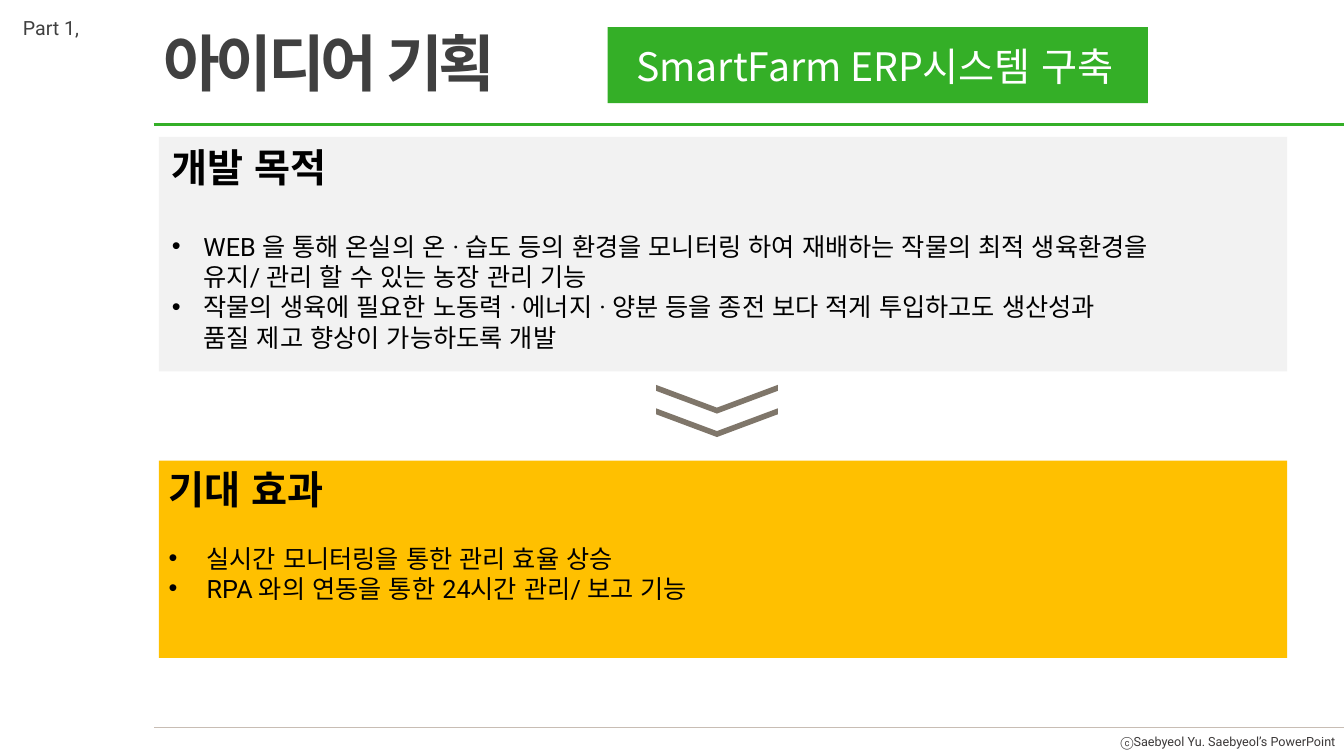
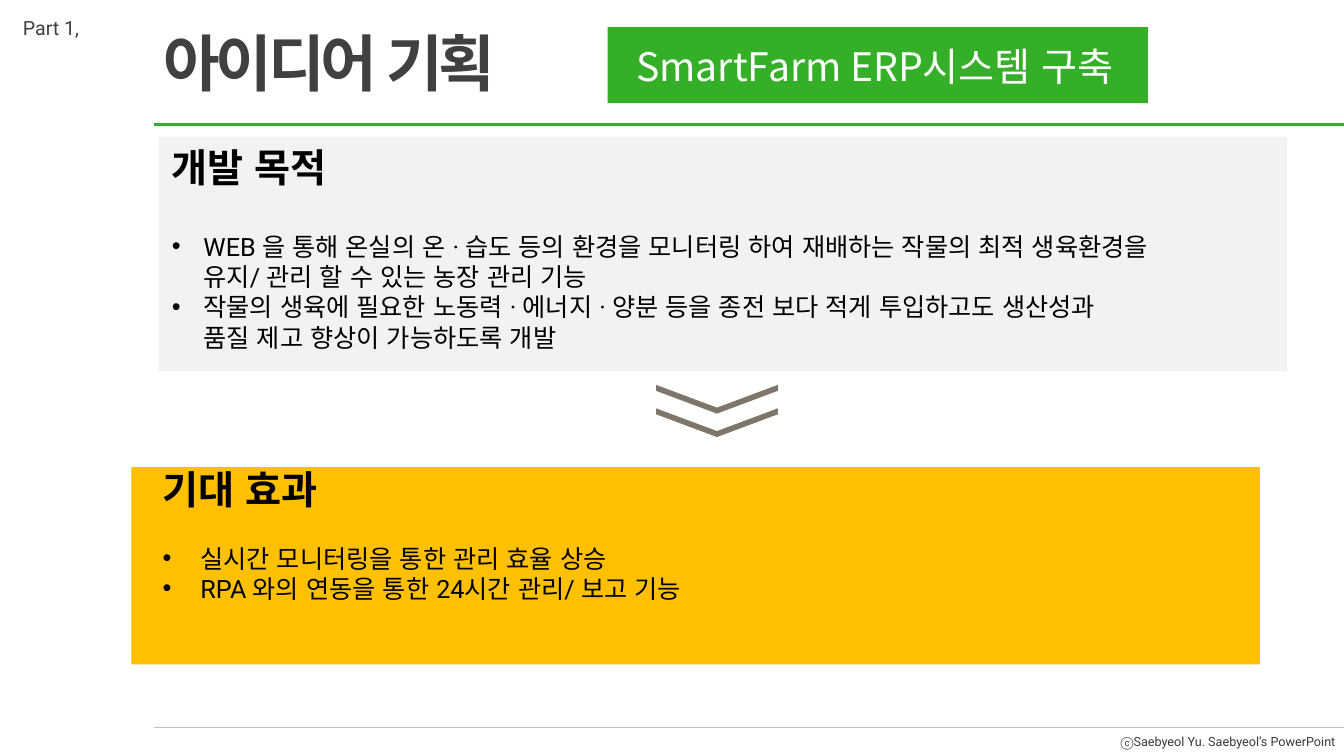
Before and after one commit to Baek-KH/SmartFarm, a slide deck: slide 3 of 작성중PPT.pptx. Drawn at 1344x756 pixels with LibreOffice and Linux fonts; fonts in the diff are those of the drawing. Boxes give left, top, right and bottom in pixels: in the first picture for what was removed or moved away, otherwise in the second. Text is boxed around its words. In the diff, an @@ line names an element or a change of style, - is before the commit and + after.

```diff
--- a/작성중PPT.pptx
+++ b/작성중PPT.pptx
@@ rectangle: place and size @@
-rectangle at [159,461,1288,658]
+rectangle at [131,467,1259,664]
@@ text "기대 효과" rewrapped from [169,471,687,600] to [163,464,680,600] @@
```
Also in this commit, not shown: 33 other files.
